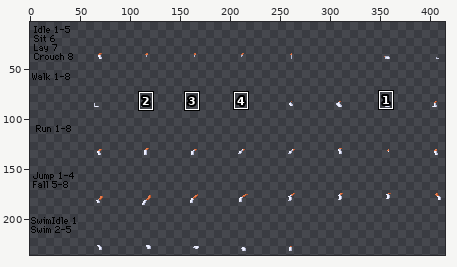
One commit to this sprite sheet: humanoid/wr/flareon/legs/hindlegBack.png. Above, an overview of the earlier version with the close-up marked.
Close-up. Before:
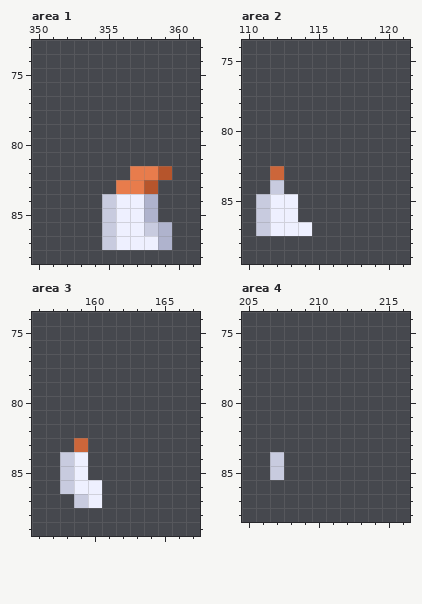
The file is 432x240 pixels. Shown: area 1: x 350..361, y 73..88; area 2: x 110..121, y 74..89; area 3: x 156..167, y 74..89; area 4: x 205..216, y 74..88. The wide view leaves out empty margins. The commit also changed other parts of the picture, which this record leaves out.
Now the later version:
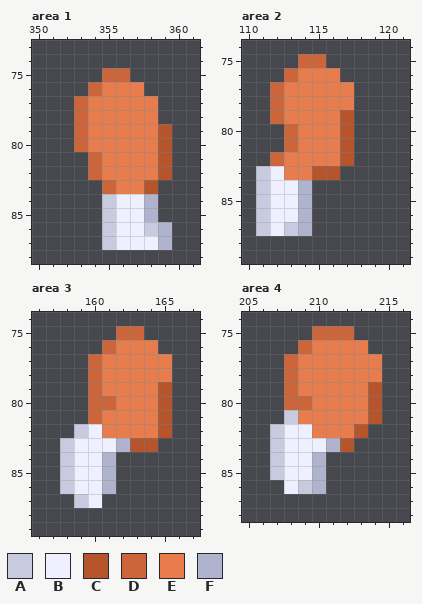
Palette (. is transparent): A #c8cbdf  B #eef0ff  C #b6552c  D #cc663a  E #e87c4c  F #afb3cd
Diff:
Area 1:
y 75: x 355..356 .. -> DD
y 76: x 354..357 .... -> DEEE
y 77..78: x 353..358 ...... -> DEEEEE
y 79..80: x 353..359 ....... -> DEEEEEC
y 81: x 354..359 ...... -> DEEEEC
y 82: x 354..356 ... -> DEE
y 83: x 355 . -> D
Area 2:
y 75: x 114..115 .. -> DD
y 76: x 113..116 .... -> DEEE
y 77..78: x 112..117 ...... -> DEEEEE
y 79: x 112..117 ...... -> DEEEEC
y 80..81: x 113..117 ..... -> DEEEC
y 82: x 112..117 ...... -> DEEEEC
y 83: x 111..116 .D.... -> ABEECC
y 84: x 111..114 .A.. -> ABBF
y 85..86: x 114 . -> F
y 87: x 113..114 BB -> AF
Area 3:
y 75: x 162..163 .. -> DD
y 76: x 161..164 .... -> DEEE
y 77..78: x 160..165 ...... -> DEEEEE
y 79: x 160..165 ...... -> DEEEEC
y 80: x 160..165 ...... -> DDEEEC
y 81: x 160..165 ...... -> DEEEEC
y 82: x 159..165 ....... -> ABEEEEC
y 83: x 158..164 .D..... -> ABBBFCC
y 84..85: x 160..161 .. -> BF
y 86: x 161 . -> F
Area 4:
y 75: x 210..212 ... -> DDD
y 76: x 209..213 ..... -> DEEEE
y 77..78: x 208..214 ....... -> DEEEEEE
y 79: x 208..214 ....... -> DEEEEEC
y 80: x 208..214 ....... -> DDEEEEC
y 81: x 208..214 ....... -> AEEEEEC
y 82: x 207..213 ....... -> ABBEEEC
y 83: x 207..212 ...... -> ABBBFC
y 84..85: x 208..210 ... -> BBF
y 86: x 208..210 ... -> BAF
